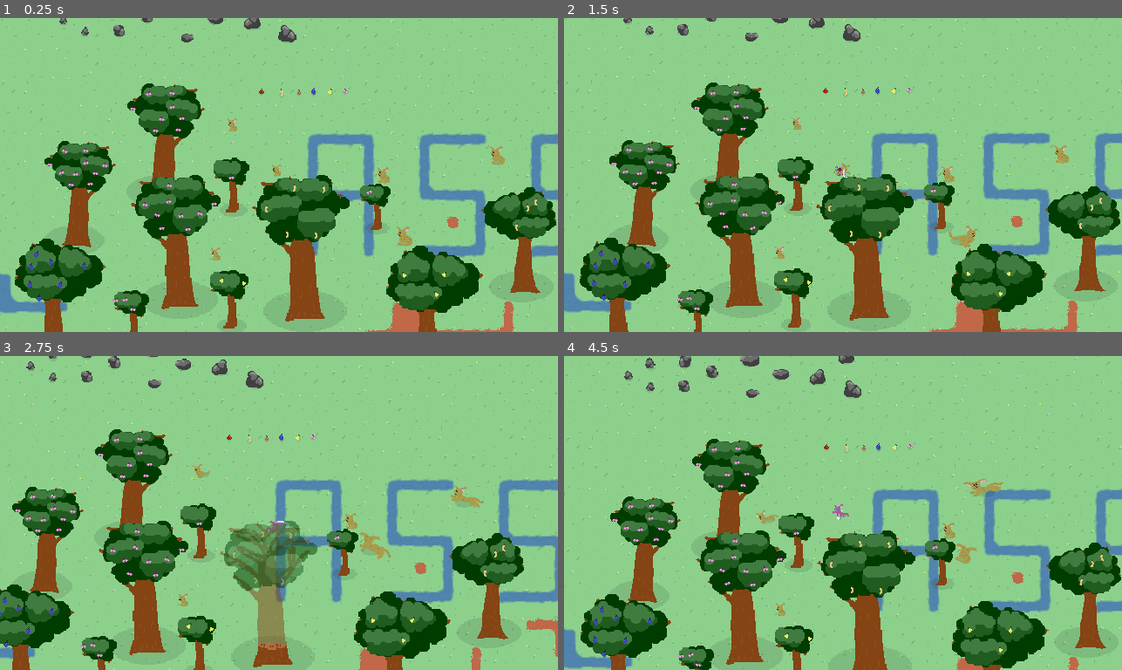
Above: before the commit, frames 1-4 (two rows, left to right).
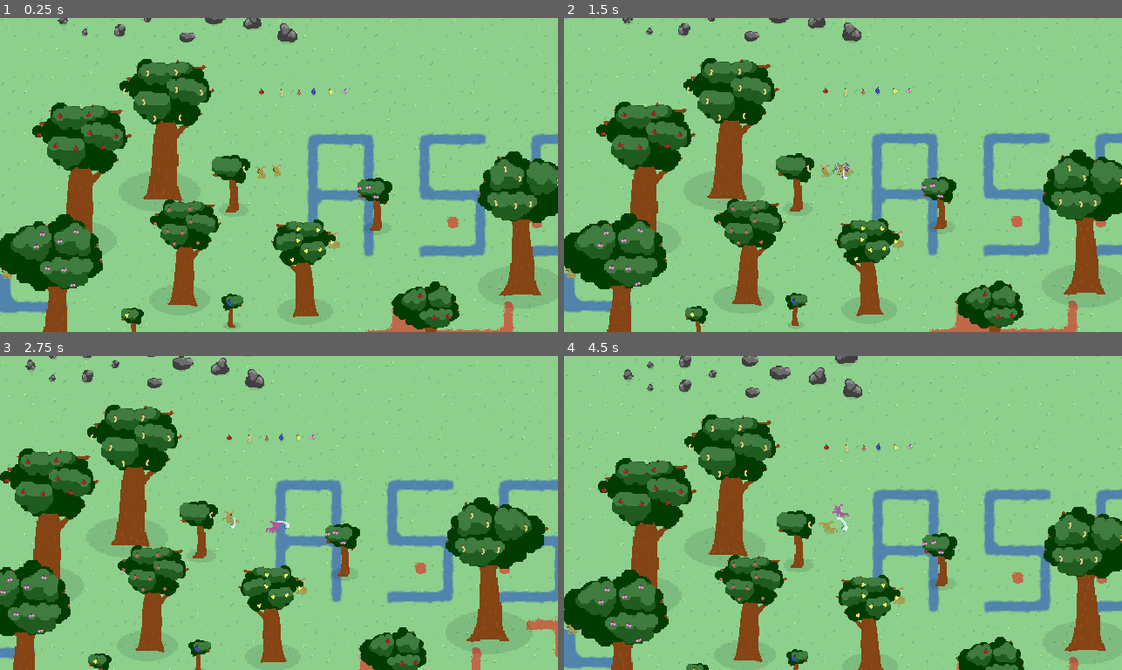
Above: after the commit, the same moments.

Repository: pusio/gamejam-acerola0-aberration
Game: Godot game, scene res://scenes/Game.tscn
Same seed, same stepped clock (60 frames per second), same inputs: the game is played once before the commit and once after it.
Inputs (mouse positions are in pixels of both pictures, inside the frame that each line leads up to):
- Up to frame 1 (0.25 s): no input
- Up to frame 2 (1.5 s): move the mouse to (965, 159) at 0.52 s; press the mouse at (965, 159) at 0.53 s; hold D (right) 0.53-1.28 s; move the mouse to (731, 190) at 1.27 s; release the mouse at (731, 190) at 1.28 s; hold S (down) from 1.28 s (still down); click (731, 190) at 1.35 s
- Up to frame 3 (2.75 s): move the mouse to (334, 443) at 2.02 s; release S (down) at 2.03 s; press the mouse at (334, 443) at 2.03 s; hold D (right) from 2.03 s (still down)
- Up to frame 4 (4.5 s): move the mouse to (815, 575) at 2.77 s; release D (right) at 2.78 s; release the mouse at (815, 575) at 2.78 s; hold W (up) 2.78-3.53 s; click (815, 575) at 2.85 s; move the mouse to (1010, 560) at 3.52 s; press the mouse at (1010, 560) at 3.53 s; hold A (left) from 3.53 s (still down); move the mouse to (675, 465) at 4.27 s; release the mouse at (675, 465) at 4.28 s; click (675, 465) at 4.35 s

The runs differ from the first frame. In frame 1, 24% of the frame differs, in the area x 0-100%, y 0-100%; in frame 2, 24%; in frame 3, 24%, in the area x 0-99%, y 0-100%; in frame 4, 24%.

Commit message:
ai can eat food, wander, attack enemy beasts. player can now kill beasts

Diff:
--- a/game/objects/creatures/Ocelot.tscn
+++ b/game/objects/creatures/Ocelot.tscn
@@ -1,6 +1,6 @@
-[gd_scene load_steps=31 format=3 uid="uid://nwddf3iocxkg"]
-
-[ext_resource type="Script" path="res://scripts/ai/RandomAITest.gd" id="1_a0h05"]
+[gd_scene load_steps=32 format=3 uid="uid://nwddf3iocxkg"]
+
+[ext_resource type="Script" path="res://scripts/ai/BeastAI.gd" id="1_xuhpb"]
 [ext_resource type="Texture2D" uid="uid://doq55lghvtbcw" path="res://textures/ocelot.png" id="2_goj0e"]
 [ext_resource type="Script" path="res://scripts/creatures/Ocelot.gd" id="2_u1ydl"]
 [ext_resource type="Texture2D" uid="uid://bh4arvj2h0eig" path="res://textures/objects.png" id="3_pedm7"]
@@ -8,6 +8,10 @@
 
 [sub_resource type="CircleShape2D" id="CircleShape2D_l5hxu"]
 radius = 6.0
+
+[sub_resource type="CapsuleShape2D" id="CapsuleShape2D_x8g3u"]
+radius = 150.0
+height = 400.0
 
 [sub_resource type="Animation" id="Animation_p2j5j"]
 length = 0.001
@@ -995,7 +999,7 @@
 [node name="Ocelot" type="CharacterBody2D" groups=["beast", "ocelot"]]
 motion_mode = 1
 wall_min_slide_angle = 0.0
-script = ExtResource("1_a0h05")
+script = ExtResource("1_xuhpb")
 
 [node name="SpieciesController" type="Node2D" parent="." node_paths=PackedStringArray("particleAttachmentPoint")]
 script = ExtResource("2_u1ydl")
@@ -1004,6 +1008,14 @@
 [node name="CollisionShape2D" type="CollisionShape2D" parent="."]
 position = Vector2(0, -4)
 shape = SubResource("CircleShape2D_l5hxu")
+
+[node name="SightArea" type="Area2D" parent="."]
+position = Vector2(0, -4)
+
+[node name="CollisionShape2D" type="CollisionShape2D" parent="SightArea"]
+rotation = 1.5708
+shape = SubResource("CapsuleShape2D_x8g3u")
+debug_color = Color(0.701961, 0.0745098, 0, 0.419608)
 
 [node name="Origin" type="Node2D" parent="."]
 position = Vector2(-3, 0)
--- /dev/null
+++ b/game/objects/fx/RedBig.tscn
@@ -0,0 +1,22 @@
+[gd_scene load_steps=3 format=3 uid="uid://bn757ofspl4ng"]
+
+[ext_resource type="Script" path="res://scripts/ParticleOneShot.gd" id="1_8tpcm"]
+
+[sub_resource type="Gradient" id="Gradient_tcsl5"]
+offsets = PackedFloat32Array(0, 0.713333, 1)
+colors = PackedColorArray(0.690196, 0.235294, 0.235294, 1, 0.690196, 0.235294, 0.235294, 1, 0.69, 0.2346, 0.2346, 0)
+
+[node name="CPUParticles2D" type="CPUParticles2D"]
+emitting = false
+amount = 50
+one_shot = true
+explosiveness = 1.0
+randomness = 0.6
+spread = 180.0
+gravity = Vector2(0, 0)
+initial_velocity_min = 5.0
+initial_velocity_max = 100.0
+scale_amount_min = 2.0
+scale_amount_max = 2.0
+color_ramp = SubResource("Gradient_tcsl5")
+script = ExtResource("1_8tpcm")
--- /dev/null
+++ b/game/objects/fx/RedSmall.tscn
@@ -0,0 +1,20 @@
+[gd_scene load_steps=3 format=3 uid="uid://hvxhgcs3uf1h"]
+
+[ext_resource type="Script" path="res://scripts/ParticleOneShot.gd" id="1_xksx3"]
+
+[sub_resource type="Gradient" id="Gradient_tcsl5"]
+offsets = PackedFloat32Array(0, 0.713333, 1)
+colors = PackedColorArray(0.690196, 0.235294, 0.235294, 1, 0.690196, 0.235294, 0.235294, 1, 0.69, 0.2346, 0.2346, 0)
+
+[node name="CPUParticles2D" type="CPUParticles2D"]
+emitting = false
+amount = 10
+one_shot = true
+explosiveness = 1.0
+randomness = 0.6
+spread = 180.0
+gravity = Vector2(0, 0)
+initial_velocity_min = 5.0
+initial_velocity_max = 100.0
+color_ramp = SubResource("Gradient_tcsl5")
+script = ExtResource("1_xksx3")
--- a/game/scenes/Game.tscn
+++ b/game/scenes/Game.tscn
@@ -54,20 +54,17 @@
 region_enabled = true
 region_rect = Rect2(18, 156, 28, 13)
 
-[node name="Ocelot" parent="." instance=ExtResource("5_70dhb")]
-position = Vector2(259, -96)
-
-[node name="Ocelot2" parent="." instance=ExtResource("5_70dhb")]
-position = Vector2(282, -25)
-
-[node name="Ocelot3" parent="." instance=ExtResource("5_70dhb")]
-position = Vector2(389, -118)
+[node name="Ocelot7" parent="." instance=ExtResource("5_70dhb")]
+position = Vector2(119, -101)
+
+[node name="Ocelot6" parent="." instance=ExtResource("5_70dhb")]
+position = Vector2(201, -21)
+
+[node name="Ocelot5" parent="." instance=ExtResource("5_70dhb")]
+position = Vector2(0, 173)
 
 [node name="Ocelot4" parent="." instance=ExtResource("5_70dhb")]
-position = Vector2(67, -7)
-
-[node name="Ocelot5" parent="." instance=ExtResource("5_70dhb")]
-position = Vector2(86, -155)
+position = Vector2(-173, 14)
 
 [node name="Tree" parent="." instance=ExtResource("10_75ewe")]
 position = Vector2(-96, -30)
--- a/game/scripts/AttackProjectile.gd
+++ b/game/scripts/AttackProjectile.gd
@@ -11,7 +11,9 @@
 var parentVelocity: Vector2
 
 
-func prepare(dir: Vector2, dmg: float, srcSize: float, vel: Vector2, src: Node2D, excl: Array[Node]) -> void:
+func prepare(
+	dir: Vector2, dmg: float, srcSize: float, vel: Vector2, src: Node2D, excl: Array[Node]
+) -> void:
 	direction = dir.normalized()
 	global_position = src.global_position
 	rotation = Vector2.RIGHT.angle_to(direction)
@@ -57,6 +59,8 @@
 
 # override
 func virtual_onPickup(body: Node2D) -> void:
+	if !is_instance_valid(body):
+		return
 	if body == source:  # don't hit yourself
 		# print("exclude self")
 		return
--- a/game/scripts/Player.gd
+++ b/game/scripts/Player.gd
@@ -12,8 +12,8 @@
 	remove_from_group("ocelot")
 	add_to_group("player")
 	spieciesController.set_deferred("familyGroupTag", "player")
-	spieciesController.health = 100
-	spieciesController.hunger = 80
+	spieciesController.health = 10
+	spieciesController.hunger = 50
 	spieciesController.updateFace()
 	spieciesController.mainBody = self
 	spieciesController.setSize(0.5)
@@ -41,6 +41,6 @@
 	return
 
 
-func onHit(damage: float, _attacker: Node2D) -> void:
+func onHit(damage: float, _attacker) -> void:
 	print(name, "hit", damage)
 	return
--- /dev/null
+++ b/game/scripts/ai/BeastAI.gd
@@ -0,0 +1,257 @@
+extends CharacterBody2D
+class_name BeastAI
+
+@onready var spieciesController: Spiecies = $SpieciesController
+@onready var sightArea: Area2D = $SightArea
+
+var direction: Vector2 = Vector2.ZERO
+var friendToFollow: Node2D = null
+var enemyToFollow: Node2D = null
+var foodToFollow: Node2D = null
+
+var currentLogic: Callable
+var logicBusy: bool
+var logicLocked: bool
+var spawnPoint: Vector2
+var shouldBeAbleToMove: bool
+var anger: float
+
+
+func _ready() -> void:
+	spieciesController.updateFace()
+	spieciesController.mainBody = self
+	spieciesController.setSize(randf_range(0.5, 1.0))
+
+	currentLogic = logicIdle
+	logicBusy = false
+	set_deferred("spawnPoint", global_position)
+	call_deferred("recalculateStats")
+	return
+
+
+func recalculateStats() -> void:
+	spieciesController.hunger = randi_range(50, 500)
+	spieciesController.health = randf_range(0.8, 1.0) * spieciesController.maxHealth
+	return
+
+
+func _physics_process(delta: float) -> void:
+	spieciesController.virtual_process(self, delta, direction)
+	if shouldBeAbleToMove:
+		var lastCollision = get_last_slide_collision()
+		if lastCollision != null:
+			var collider = lastCollision.get_collider()
+			if collider != null:
+				if (
+					collider is Destroyable  # attack if blocked by destroyable
+					|| collider is Player  # attack if blocked by player
+					|| (
+						collider is BeastAI  # attack if blocked by enemy faction
+						&& (
+							(collider as BeastAI).spieciesController.familyGroupTag
+							!= spieciesController.familyGroupTag
+						)
+					)
+				):
+					anger += delta
+		else:
+			anger = 0.0
+	else:
+		anger = 0.0
+	if anger >= 0.5:
+		spieciesController.virtual_attack(direction)
+	aiCheats()
+	if !logicBusy:
+		rethinkLogic()
+		currentLogic.call()
+	return
+
+
+func aiCheats() -> void:
+	# don't starve
+	if spieciesController.hunger < 10:
+		spieciesController.hunger = 10
+
+
+func rethinkLogic() -> void:
+	if logicLocked:
+		return
+	# cleanup destroyed
+	if enemyToFollow != null && !enemyToFollow.is_inside_tree():
+		enemyToFollow = null
+	if foodToFollow != null && !foodToFollow.is_inside_tree():
+		foodToFollow = null
+	if friendToFollow != null && !friendToFollow.is_inside_tree():
+		friendToFollow = null
+	# return to spawn if wandered too far
+	if position.distance_squared_to(spawnPoint) > 65536:
+		enemyToFollow = null
+		foodToFollow = null
+		friendToFollow = null
+		currentLogic = logicReturnToSpawn
+	# follow enemy
+	elif enemyToFollow != null:
+		currentLogic = logicAttackEnemy
+	# follow food
+	elif foodToFollow != null:
+		currentLogic = logicFollowFood
+	# follow friend
+	elif friendToFollow != null:
+		currentLogic = logicFollowFriend
+	else:
+		currentLogic = logicIdle
+	return
+
+
+# region logic
+
+
+func logicIdle() -> void:
+	logicBusy = true
+	foodToFollow = null
+	enemyToFollow = null
+	friendToFollow = null
+	# look for food
+	for area in sightArea.get_overlapping_areas():
+		if area is Food && (area as Food).isOnGround:
+			foodToFollow = area
+			logicBusy = false
+			return
+	# look for enemies
+	for body in sightArea.get_overlapping_bodies():
+		# non-ocelot agroes on player
+		if body is Player && !spieciesController is Ocelot:
+			enemyToFollow = body
+			logicBusy = false
+			return
+		# ai beasts agro on other spiecies
+		if body is BeastAI && (body as BeastAI).spieciesController.familyGroupTag != spieciesController.familyGroupTag:
+			enemyToFollow = body
+			logicBusy = false
+			return
+	# sit
+	if randf() > 0.3:
+		direction = Vector2.ZERO
+		shouldBeAbleToMove = false
+		await Tools.wait(self, randf_range(0.5, 2.0))
+	# follow friend
+	elif randf() > 0.3:
+		friendToFollow = findClosestFriend(4096.0)
+		shouldBeAbleToMove = false
+		await Tools.wait(self, randf_range(2, 5))
+	# wander
+	else:
+		direction = Vector2(randf_range(-1, 1), randf_range(-1, 1)).normalized()
+		spieciesController.virtual_lookAt(Vector2.ZERO)
+		shouldBeAbleToMove = true
+		await Tools.wait(self, randf_range(0.2, 0.8))
+	logicBusy = false
+	return
+
+
+func logicFollowFriend() -> void:
+	if friendToFollow != null:
+		spieciesController.virtual_lookAt(friendToFollow.position - position)
+		var dist = position.distance_squared_to(friendToFollow.position)
+		if dist > 4096:
+			direction = (friendToFollow.position - position).normalized()
+			shouldBeAbleToMove = true
+		else:
+			direction = Vector2.ZERO
+	else:
+		spieciesController.virtual_lookAt(Vector2.ZERO)
+	return
+
+
+func logicFollowFood() -> void:
+	if foodToFollow != null:
+		spieciesController.virtual_lookAt(foodToFollow.position - position)
+		direction = (foodToFollow.position - position).normalized()
+		shouldBeAbleToMove = true
+	else:
+		spieciesController.virtual_lookAt(Vector2.ZERO)
+		foodToFollow = null
+	return
+
+
+func logicAttackEnemy() -> void:
+	if enemyToFollow != null:
+		spieciesController.virtual_lookAt(enemyToFollow.position - position)
+		var dist = position.distance_squared_to(enemyToFollow.position)
+		if dist > 4096:
+			direction = (enemyToFollow.position - position).normalized()
+			shouldBeAbleToMove = true
+		else:
+			direction = Vector2.ZERO
+			spieciesController.virtual_attack((enemyToFollow.position - position).normalized())
+	else:
+		spieciesController.virtual_lookAt(Vector2.ZERO)
+	return
+
+
+func logicReturnToSpawn() -> void:
+	if global_position.distance_squared_to(spawnPoint) > 1024:
+		logicLocked = true
+	else:
+		logicLocked = false
+	spieciesController.virtual_lookAt(spawnPoint - global_position)
+	direction = (spawnPoint - global_position).normalized()
+	shouldBeAbleToMove = true
+	return
+
+
+#endregion
+
+
+func findClosestFriend(searchDistance: float) -> Node2D:
+	var searchDistanceSquared = searchDistance * searchDistance
+	var closestBeast: Node2D = null
+	var closestDistance: float = 10000
+	for beast in get_tree().get_nodes_in_group(spieciesController.familyGroupTag):
+		if beast == self:
+			continue
+		var dist = position.distance_squared_to(beast.position)
+		if dist > searchDistanceSquared:
+			continue
+		if closestDistance > dist:
+			closestDistance = dist
+			closestBeast = beast
+	return closestBeast
+
+
+func onHit(damage: float, attacker) -> void:
+	if enemyToFollow == null && attacker != null:
+		if (
+			attacker is Player
+			|| (
+				attacker is BeastAI
+				&& (
+					(attacker as BeastAI).spieciesController.familyGroupTag
+					!= spieciesController.familyGroupTag
+				)
+			)
+		):
+			enemyToFollow = attacker
+	spieciesController.health -= damage
+	print(spieciesController.health)
+	if spieciesController.health <= 0:
+		var fxTscn = preload("res://objects/fx/RedBig.tscn")
+		var fx = fxTscn.instantiate()
+		Tools.getRoot(self).add_child(fx)
+		fx.global_position = self.global_position
+		queue_free()
+	else:
+		var fxTscn = preload("res://objects/fx/RedSmall.tscn")
+		var fx = fxTscn.instantiate()
+		Tools.getRoot(self).add_child(fx)
+		fx.global_position = self.global_position
+		modulate = Color(1, 0, 0, 1)
+		var tween = create_tween()
+		tween.tween_property(self, "modulate", Color(1, 1, 1, 1), 0.2)
+	return
+
+
+func eatFood(nutrition: int) -> void:
+	spieciesController.hunger = spieciesController.hunger + nutrition
+	foodToFollow = null
+	return
--- a/game/scripts/ai/RandomAITest.gd
+++ /dev/null
@@ -1,68 +0,0 @@
-extends CharacterBody2D
-class_name RandomAI
-
-@onready var spieciesController: Spiecies = $SpieciesController
-
-var decisionCooldown: float
-var direction: Vector2 = Vector2.ZERO
-var followTarget: Node2D = null
-
-
-func _ready() -> void:
-	decisionCooldown = randf_range(0.5, 2.0)
-	spieciesController.hunger = randi_range(1, 100)
-	spieciesController.health = randi_range(1, 100)
-	spieciesController.updateFace()
-	spieciesController.mainBody = self
-	spieciesController.setSize(randf_range(0.5, 1.0))
-	return
-
-
-func _physics_process(delta: float) -> void:
-	if followTarget != null:
-		spieciesController.virtual_lookAt(followTarget.position - position)
-		var dist = position.distance_squared_to(followTarget.position)
-		if dist > 64 * 64:
-			direction = (followTarget.position - position).normalized()
-		else:
-			direction = Vector2.ZERO
-	else:
-		spieciesController.virtual_lookAt(Vector2.ZERO)
-	spieciesController.virtual_process(self, delta, direction)
-	decisionCooldown -= delta
-	if decisionCooldown > 0:
-		return
-	decisionCooldown = randf_range(0.5, 2.0)
-	followTarget = null
-	if randf() > 0.3:
-		direction = Vector2.ZERO
-		return
-	if randf() > 0.3:
-		followTarget = findClosestBeast(6400.0)
-		if followTarget != null:
-			decisionCooldown *= 10
-			# print(self.name + " follows " + followTarget.name)
-			return
-	direction = Vector2(randf_range(-1, 1), randf_range(-1, 1)).normalized()
-	return
-
-
-func findClosestBeast(searchDistance: float) -> Node2D:
-	var searchDistanceSquared = searchDistance * searchDistance
-	var closestBeast: Node2D = null
-	var closestDistance: float = 99999
-	for beast in get_tree().get_nodes_in_group("beast"):
-		if beast == self:
-			continue
-		var dist = position.distance_squared_to(beast.position)
-		if dist > searchDistanceSquared:
-			continue
-		if closestDistance > dist:
-			closestDistance = dist
-			closestBeast = beast
-	return closestBeast
-
-
-func onHit(damage: float, _attacker: Node2D) -> void:
-	print(name, "hit", damage)
-	return
--- a/game/scripts/creatures/Ocelot.gd
+++ b/game/scripts/creatures/Ocelot.gd
@@ -1,4 +1,5 @@
 extends Spiecies
+class_name Ocelot
 
 @onready var bodyAP: AnimationPlayer = $"../BodyAnimationPlayer"
 @onready var headAP: AnimationPlayer = $"../HeadAnimationPlayer"
@@ -23,8 +24,13 @@
 var hungerTick: float = 5
 
 
+func _init() -> void:
+	maxHealthUnscaled = 20.0
+	familyGroupTag = "ocelot"
+	return
+
+
 func _ready() -> void:
-	familyGroupTag = "ocelot"
 	updateBodyAP()
 	headAP.play("forward")
 	updateFace()
@@ -56,9 +62,9 @@
 		body.velocity.y = move_toward(body.velocity.y, 0, movementSpeed * size)
 
 	# flip facing direction
-	if directionSnapshot.x < 0:
+	if directionSnapshot.x < 0.1:
 		origin.scale.x = abs(origin.scale.x)
-	elif directionSnapshot.x > 0:
+	elif directionSnapshot.x > -0.1:
 		origin.scale.x = abs(origin.scale.x) * -1
 
 	# rotate towards vertical movement
@@ -177,7 +183,8 @@
 func updateFace() -> void:
 	if isEmoting:
 		return
-	var mood: int = floor((clampi(hunger, 0, 100) + health) / 2.0)
+	var health100 = roundi(health / maxHealth * 100)
+	var mood: int = floor((clampi(hunger, 0, 100) + health100) / 2.0)
 	if hunger <= 20:
 		mouthAP.play("open")
 	elif mood >= 95:
@@ -185,16 +192,16 @@
 	else:
 		mouthAP.play("normal")
 
-	if health == 100:
+	if health100 == 100:
 		eyesAP.play("normal")
-	elif health > 80:
+	elif health100 > 80:
 		if mood >= 50:
 			eyesAP.play("mad")
 		else:
 			eyesAP.play("normal")
-	elif health >= 50:
+	elif health100 >= 50:
 		eyesAP.play("sad")
-	elif health >= 25:
+	elif health100 >= 25:
 		eyesAP.play("sad_half")
 	else:
 		eyesAP.play("closed")
@@ -222,6 +229,10 @@
 		mainBody.onHit(size, null)
 	# hunger over time
 	hunger -= 1
+	# heal if well fed
+	if hunger > 20 && health < maxHealth:
+		hunger -= 1
+		health = clamp(health + 0.05 * maxHealth, 0, maxHealth)
 	# grow if well fed
 	if hunger > 80 && size < 1.0:
 		setSize(clampf(size + 0.01, 0.5, 1.0))
--- a/game/scripts/creatures/Spiecies.gd
+++ b/game/scripts/creatures/Spiecies.gd
@@ -6,7 +6,9 @@
 enum Emotion { Normal, Sad, Mad, Cry }
 
 var hunger: int = 100
-var health: int = 100
+var health: float
+var maxHealth: float
+var maxHealthUnscaled: float
 var familyGroupTag: String
 var mainBody: CharacterBody2D
 var size: float
@@ -37,6 +39,7 @@
 
 func setSize(s: float) -> void:
 	size = s
+	maxHealth = maxHealthUnscaled * s
 	virtual_onSetSize()
 	return
 
--- a/game/scripts/objects/Collectable.gd
+++ b/game/scripts/objects/Collectable.gd
@@ -12,7 +12,13 @@
 	return
 
 
-func on_body_entered(body: Node2D) -> void:
+func on_body_entered(body) -> void:
+	if is_queued_for_deletion():
+		return
+	if body.is_queued_for_deletion():
+		return
+	if !body is Node2D:
+		return
 	virtual_onPickup(body)
 	return
 
--- a/game/scripts/objects/Destroyable.gd
+++ b/game/scripts/objects/Destroyable.gd
@@ -20,7 +20,7 @@
 	return
 
 
-func onHit(damage: float, _attacker: Node2D) -> void:
+func onHit(damage: float, _attacker) -> void:
 	print("%s hit %s for %.02f" % [_attacker.name, name, damage])
 	currentHealth -= damage
 	virtual_onDamage()
--- a/game/scripts/objects/Food.gd
+++ b/game/scripts/objects/Food.gd
@@ -18,9 +18,8 @@
 
 # override
 func virtual_onPickup(body: Node2D) -> void:
-	if body is Player:
-		var player = body as Player
-		player.eatFood(nutrition)
+	if body.has_method("eatFood"):
+		body.eatFood(nutrition)
 		queue_free()
 	return
 
Not shown, changed: game/mvp.txt
